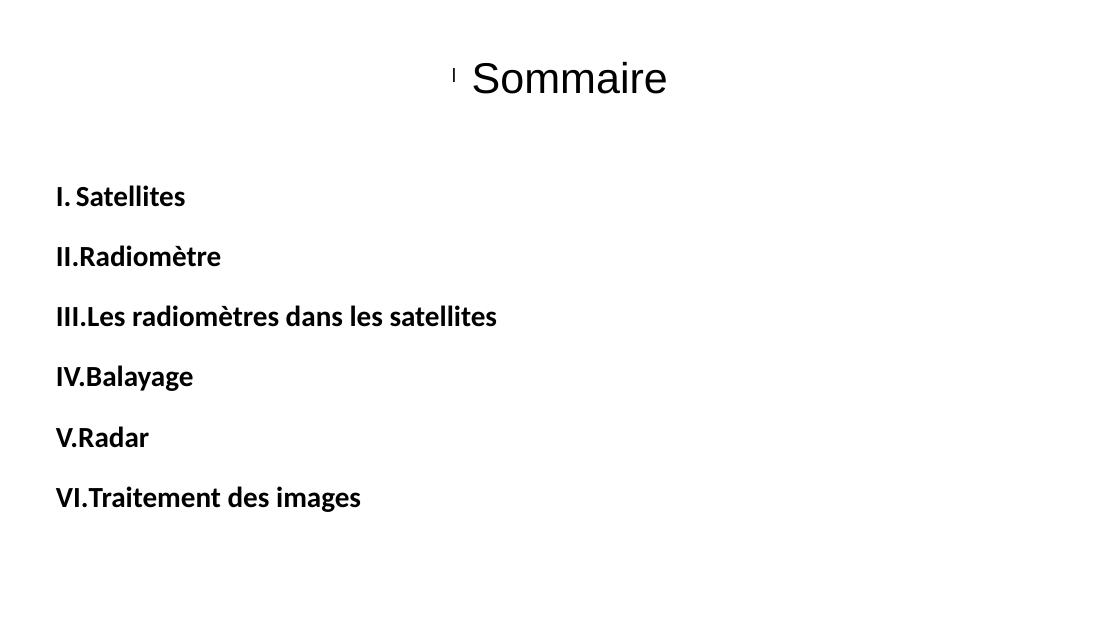
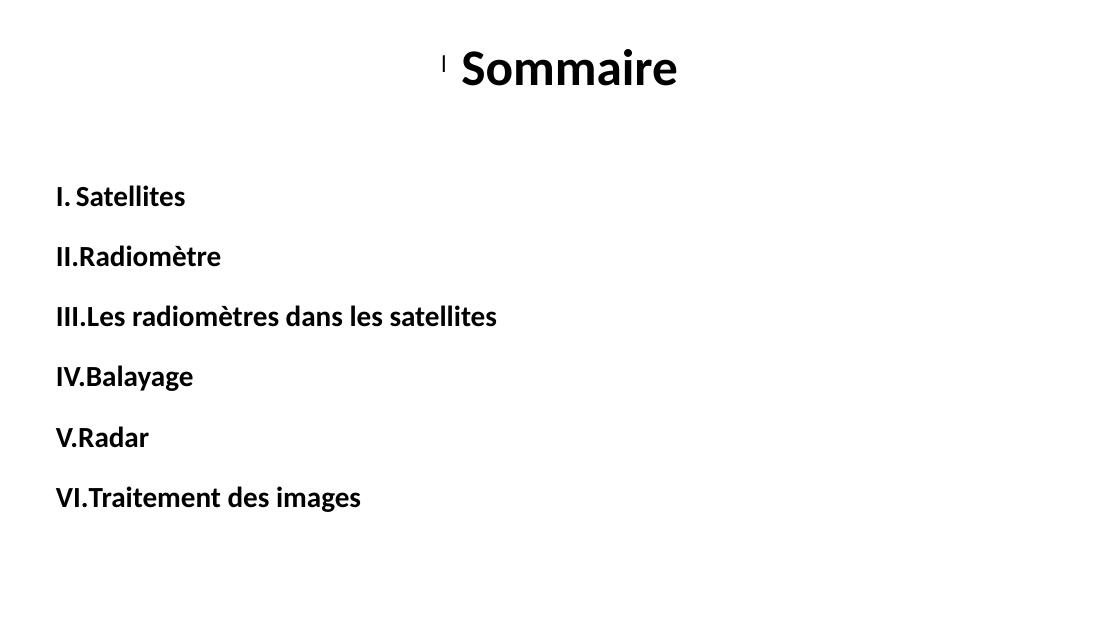
Before and after one commit to Apolerag/Cours_M2, a slide deck: slide 2 of AATI/Présentation/presentation_argoud_chemier.pptx. Drawn at 1120x630 pixels with LibreOffice and Linux fonts; fonts in the diff are those of the drawing; background and template pictures are left out. Boxes give left, top, right and bottom in pixels: in the first picture for what was removed or moved away, otherwise in the second. Text is boxed around its words. In the diff, an @@ line names an element or a change of style, - is before the commit and + after.

```diff
--- a/AATI/Présentation/presentation_argoud_chemier.pptx
+++ b/AATI/Présentation/presentation_argoud_chemier.pptx
@@ text "Sommaire" at bbox=[461, 49, 678, 86]: size 36.9 to 44 pt, font Arial to Calibri, bold on @@
```
Also in this commit, not shown: 14 other slides changed, 1 slide removed, 5 other files.
